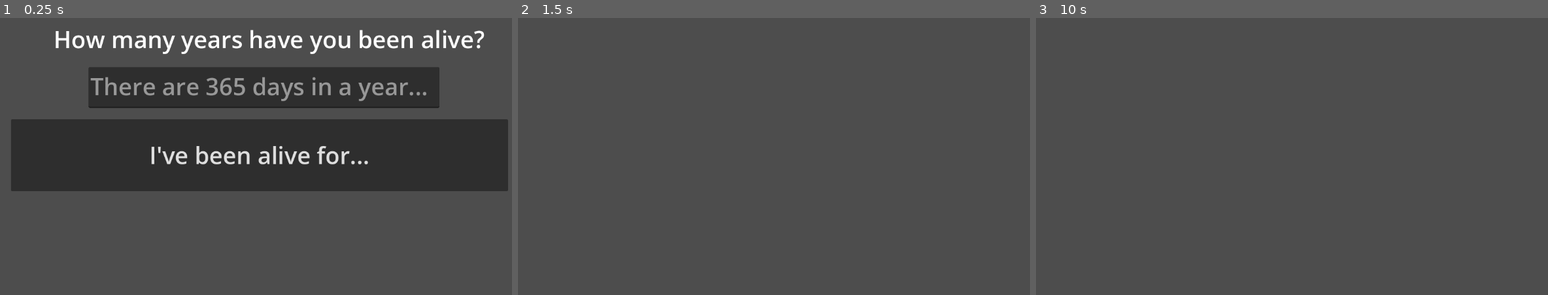
Above: before the commit, frames 1-3 (left to right).
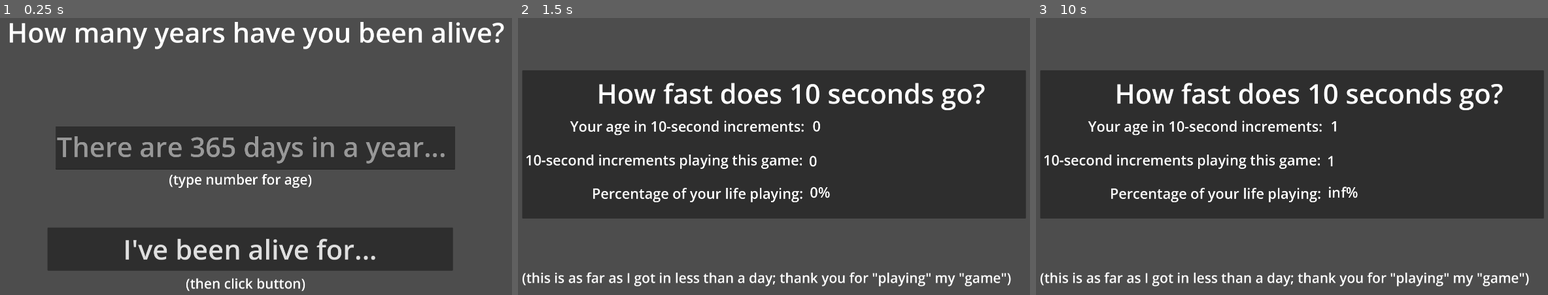
Above: after the commit, the same moments.

Repository: Nezteb/ld51-what-are-you-doing-with-your-life
Game: Godot game, scene res://prompt/prompt.tscn
Two runs of this game, one before a commit and one after it. Both use one fixed random seed, a clock stepped at 60 frames per second and the inputs below.
Inputs:
- Up to frame 1 (0.25 s): no input
- Up to frame 2 (1.5 s): click "I've been alive for..." at 0.5 s; tap Enter at 1.25 s
- Up to frame 3 (10 s): tap Space at 2, 3.5, 5 s; tap Enter at 2.75, 4.25 s

The runs differ from the first frame. In frame 1, 41% of the frame differs, in the area x 1-100%, y 1-99%; in frame 2, 53%, in the area x 0-100%, y 18-97%; in frame 3, 53%.

Commit message:
'Finalize' game, can't export don't know why

Diff:
--- a/game/game.gd
+++ b/game/game.gd
@@ -1,11 +1,57 @@
 extends Control
 
+var start_time: int = 0
+
+var seconds: int = 1
+var minutes: int = 60 * seconds
+var hours: int = 60 * minutes
+var days: int = 24 * hours
+var years: int = 365 * days
+
+var age_in_10_seconds = (Root.age * years / 10)
+
+var time_playing = 0
+
+# Pulled from https://godotengine.org/qa/18559/how-to-add-commas-to-an-integer-or-float-in-gdscript
+func comma_sep(number):
+	var string = str(number)
+	var mod = string.length() % 3
+	var res = ""
+
+	for i in range(0, string.length()):
+		if i != 0 && i % 3 == mod:
+			res += ","
+		res += string[i]
+
+	return res
+
+func set_age(age):
+	var textNode = get_node("Reality/AgeLabel")
+	textNode.set_text(comma_sep(age))
 
 # Called when the node enters the scene tree for the first time.
 func _ready():
-	print("Age is %s" % Root.age)
-
+	start_time = int(Time.get_unix_time_from_system())
+	set_age(age_in_10_seconds)
 
 # Called every frame. 'delta' is the elapsed time since the previous frame.
 func _process(delta):
+	var current_time = int(Time.get_unix_time_from_system())
+	var new_time_playing = current_time - start_time
+	if(time_playing == new_time_playing):
+		return
+
+	print("tick: ", time_playing)
+	time_playing = new_time_playing
+	if(time_playing % 10 == 0):
+		var ten_second_increments = time_playing / 10
+		var new_age = age_in_10_seconds + ten_second_increments
+		set_age(new_age)
+
+		var gameTimeNode = get_node("Reality/GameTime")
+		gameTimeNode.set_text(comma_sep(ten_second_increments))
+
+		var percentageTime = float(ten_second_increments) / float(age_in_10_seconds) * float(100.0)
+		var percentageTimeNode = get_node("Reality/PercentageTime")
+		percentageTimeNode.set_text("%s%%" % str(percentageTime))
 	pass
--- a/game/game.tscn
+++ b/game/game.tscn
@@ -1,6 +1,14 @@
-[gd_scene load_steps=4 format=3 uid="uid://bxfnr60fohtpn"]
+[gd_scene load_steps=9 format=3 uid="uid://bxfnr60fohtpn"]
 
 [ext_resource type="Script" path="res://game/game.gd" id="1_tdnyd"]
+
+[sub_resource type="SystemFont" id="SystemFont_o2fql"]
+
+[sub_resource type="SystemFont" id="SystemFont_36vq6"]
+
+[sub_resource type="LabelSettings" id="LabelSettings_j0b4c"]
+font = SubResource("SystemFont_36vq6")
+font_size = 100
 
 [sub_resource type="SystemFont" id="SystemFont_j63va"]
 subpixel_positioning = 0
@@ -8,6 +16,12 @@
 [sub_resource type="LabelSettings" id="LabelSettings_ddsbg"]
 font = SubResource("SystemFont_j63va")
 font_size = 52
+
+[sub_resource type="SystemFont" id="SystemFont_06ef0"]
+
+[sub_resource type="LabelSettings" id="LabelSettings_hyexm"]
+font = SubResource("SystemFont_06ef0")
+font_size = 50
 
 [node name="root" type="Control"]
 layout_mode = 3
@@ -18,16 +32,187 @@
 grow_vertical = 2
 
 [node name="game" type="Control" parent="."]
-layout_mode = 3
+layout_mode = 1
 anchors_preset = 0
-offset_right = 1157.0
-offset_bottom = 653.0
+offset_right = 1423.0
+offset_bottom = 915.0
 script = ExtResource("1_tdnyd")
 
+[node name="Button" type="Button" parent="game"]
+visible = false
+layout_mode = 0
+offset_left = 587.0
+offset_top = 30.0
+offset_right = 1441.0
+offset_bottom = 176.0
+theme_override_fonts/font = SubResource("SystemFont_o2fql")
+theme_override_font_sizes/font_size = 50
+text = "Try to use your internal clock to
+click this button every ten seconds"
+
+[node name="Label6" type="Label" parent="game"]
+visible = false
+layout_mode = 1
+offset_left = 682.0
+offset_top = 156.0
+offset_right = 1327.0
+offset_bottom = 296.0
+text = "Expectations:"
+label_settings = SubResource("LabelSettings_j0b4c")
+horizontal_alignment = 1
+
+[node name="Expectations" type="Panel" parent="game"]
+visible = false
+layout_mode = 1
+offset_left = 44.0
+offset_top = 517.0
+offset_right = 1895.0
+offset_bottom = 1063.0
+
+[node name="Label4" type="Label" parent="game/Expectations"]
+layout_mode = 1
+offset_left = 768.0
+offset_top = 12.0
+offset_right = 1124.0
+offset_bottom = 152.0
+text = "Reality:"
+label_settings = SubResource("LabelSettings_j0b4c")
+horizontal_alignment = 1
+
+[node name="Label" type="Label" parent="game/Expectations"]
+layout_mode = 1
+offset_left = 175.0
+offset_top = 170.0
+offset_right = 1053.0
+offset_bottom = 261.0
+text = "Your age in 10-second increments: "
+label_settings = SubResource("LabelSettings_ddsbg")
+horizontal_alignment = 1
+
+[node name="AgeLabel" type="Label" parent="game/Expectations"]
+layout_mode = 1
+offset_left = 1067.0
+offset_top = 169.0
+offset_right = 1431.0
+offset_bottom = 260.0
+label_settings = SubResource("LabelSettings_ddsbg")
+
+[node name="Label2" type="Label" parent="game/Expectations"]
+layout_mode = 1
+offset_left = 10.0
+offset_top = 294.0
+offset_right = 1033.0
+offset_bottom = 381.0
+text = "10-second increments playing this game:"
+label_settings = SubResource("LabelSettings_ddsbg")
+horizontal_alignment = 1
+
+[node name="GameTime" type="Label" parent="game/Expectations"]
+layout_mode = 1
+offset_left = 1054.0
+offset_top = 298.0
+offset_right = 1418.0
+offset_bottom = 389.0
+text = "0"
+label_settings = SubResource("LabelSettings_ddsbg")
+
+[node name="Label3" type="Label" parent="game/Expectations"]
+layout_mode = 1
+offset_left = 255.0
+offset_top = 417.0
+offset_right = 1034.0
+offset_bottom = 504.0
+text = "Percentage of your life playing:"
+label_settings = SubResource("LabelSettings_ddsbg")
+horizontal_alignment = 1
+
+[node name="PercentageTime" type="Label" parent="game/Expectations"]
+layout_mode = 1
+offset_left = 1057.0
+offset_top = 413.0
+offset_right = 1815.0
+offset_bottom = 504.0
+text = "0%"
+label_settings = SubResource("LabelSettings_ddsbg")
+
+[node name="Reality" type="Panel" parent="game"]
+layout_mode = 0
+offset_left = 42.0
+offset_top = 243.0
+offset_right = 1893.0
+offset_bottom = 789.0
+
+[node name="Label4" type="Label" parent="game/Reality"]
+layout_mode = 0
+offset_left = 274.0
+offset_top = 16.0
+offset_right = 1702.0
+offset_bottom = 156.0
+text = "How fast does 10 seconds go?"
+label_settings = SubResource("LabelSettings_j0b4c")
+horizontal_alignment = 1
+
+[node name="Label" type="Label" parent="game/Reality"]
+layout_mode = 1
+offset_left = 175.0
+offset_top = 170.0
+offset_right = 1053.0
+offset_bottom = 261.0
+text = "Your age in 10-second increments: "
+label_settings = SubResource("LabelSettings_ddsbg")
+horizontal_alignment = 1
+
+[node name="AgeLabel" type="Label" parent="game/Reality"]
+layout_mode = 1
+offset_left = 1067.0
+offset_top = 169.0
+offset_right = 1431.0
+offset_bottom = 260.0
+label_settings = SubResource("LabelSettings_ddsbg")
+
+[node name="Label2" type="Label" parent="game/Reality"]
+layout_mode = 1
+offset_left = 10.0
+offset_top = 294.0
+offset_right = 1033.0
+offset_bottom = 381.0
+text = "10-second increments playing this game:"
+label_settings = SubResource("LabelSettings_ddsbg")
+horizontal_alignment = 1
+
+[node name="GameTime" type="Label" parent="game/Reality"]
+layout_mode = 1
+offset_left = 1054.0
+offset_top = 298.0
+offset_right = 1418.0
+offset_bottom = 389.0
+text = "0"
+label_settings = SubResource("LabelSettings_ddsbg")
+
+[node name="Label3" type="Label" parent="game/Reality"]
+layout_mode = 1
+offset_left = 255.0
+offset_top = 417.0
+offset_right = 1034.0
+offset_bottom = 504.0
+text = "Percentage of your life playing:"
+label_settings = SubResource("LabelSettings_ddsbg")
+horizontal_alignment = 1
+
+[node name="PercentageTime" type="Label" parent="game/Reality"]
+layout_mode = 1
+offset_left = 1057.0
+offset_top = 413.0
+offset_right = 1815.0
+offset_bottom = 504.0
+text = "0%"
+label_settings = SubResource("LabelSettings_ddsbg")
+
 [node name="Label" type="Label" parent="game"]
-offset_left = 132.0
-offset_top = 41.0
-offset_right = 1086.0
-offset_bottom = 132.0
-label_settings = SubResource("LabelSettings_ddsbg")
-horizontal_alignment = 1
+layout_mode = 0
+offset_left = 41.0
+offset_top = 972.0
+offset_right = 1846.0
+offset_bottom = 1044.0
+text = "(this is as far as I got in less than a day; thank you for \"playing\" my \"game\")"
+label_settings = SubResource("LabelSettings_hyexm")
--- a/project.godot
+++ b/project.godot
@@ -18,6 +18,11 @@
 
 Root="*res://root.gd"
 
+[display]
+
+window/size/viewport_width=1920
+window/size/viewport_height=1080
+
 [rendering]
 
 renderer/rendering_method="mobile"
--- a/prompt/prompt.gd
+++ b/prompt/prompt.gd
@@ -1,6 +1,6 @@
 extends Control
 
-var age = 0
+var age: int = 0
 signal too_old
 
 func validate_age():
@@ -18,7 +18,7 @@
 
 func read_age():
 	var textNode = get_node("TextEdit")
-	var text = get_node("TextEdit").get_text()
+	var text = textNode.get_text()
 
 	if(text != ""):
 		age = text.to_int()
--- a/prompt/prompt.tscn
+++ b/prompt/prompt.tscn
@@ -1,19 +1,31 @@
-[gd_scene load_steps=6 format=3 uid="uid://c4v8lea6cll2e"]
+[gd_scene load_steps=10 format=3 uid="uid://c4v8lea6cll2e"]
 
 [ext_resource type="Script" path="res://prompt/prompt.gd" id="1_hy1fg"]
 
-[sub_resource type="SystemFont" id="SystemFont_vr3po"]
+[sub_resource type="SystemFont" id="SystemFont_mva28"]
 subpixel_positioning = 0
 
 [sub_resource type="LabelSettings" id="LabelSettings_ylk28"]
-font = SubResource("SystemFont_vr3po")
-font_size = 52
+font = SubResource("SystemFont_mva28")
+font_size = 100
 
 [sub_resource type="SystemFont" id="SystemFont_emwn3"]
 subpixel_positioning = 0
 
 [sub_resource type="SystemFont" id="SystemFont_7x71d"]
 subpixel_positioning = 0
+
+[sub_resource type="InputEventKey" id="InputEventKey_2tmme"]
+keycode = 4194309
+
+[sub_resource type="Shortcut" id="Shortcut_0xtrq"]
+events = [SubResource("InputEventKey_2tmme")]
+
+[sub_resource type="SystemFont" id="SystemFont_3lgex"]
+
+[sub_resource type="LabelSettings" id="LabelSettings_vfly8"]
+font = SubResource("SystemFont_3lgex")
+font_size = 50
 
 [node name="root" type="Control"]
 layout_mode = 3
@@ -24,44 +36,58 @@
 grow_vertical = 2
 
 [node name="prompt" type="Control" parent="."]
-layout_mode = 1
+layout_mode = 3
 anchors_preset = 0
 offset_right = 1152.0
 offset_bottom = 646.0
 script = ExtResource("1_hy1fg")
 
 [node name="Label" type="Label" parent="prompt"]
-layout_mode = 0
-offset_left = 132.0
-offset_top = 41.0
-offset_right = 1086.0
-offset_bottom = 132.0
+offset_left = 52.0
+offset_top = 34.0
+offset_right = 1882.0
+offset_bottom = 174.0
 text = "How many years have you been alive?"
 label_settings = SubResource("LabelSettings_ylk28")
 horizontal_alignment = 1
 
 [node name="TextEdit" type="TextEdit" parent="prompt"]
-layout_mode = 0
-offset_left = 211.0
-offset_top = 139.0
-offset_right = 985.0
-offset_bottom = 229.0
+offset_left = 231.0
+offset_top = 449.0
+offset_right = 1699.0
+offset_bottom = 609.0
 theme_override_fonts/font = SubResource("SystemFont_emwn3")
-theme_override_font_sizes/font_size = 52
+theme_override_font_sizes/font_size = 100
 placeholder_text = "There are 365 days in a year..."
 context_menu_enabled = false
 drag_and_drop_selection_enabled = false
 wrap_mode = 1
 
 [node name="Button" type="Button" parent="prompt"]
-layout_mode = 0
-offset_left = 40.0
-offset_top = 254.0
-offset_right = 1136.0
-offset_bottom = 413.0
+offset_left = 201.0
+offset_top = 822.0
+offset_right = 1691.0
+offset_bottom = 981.0
 theme_override_fonts/font = SubResource("SystemFont_7x71d")
-theme_override_font_sizes/font_size = 52
+theme_override_font_sizes/font_size = 100
+shortcut = SubResource("Shortcut_0xtrq")
 text = "I've been alive for..."
+
+[node name="Label2" type="Label" parent="prompt"]
+offset_left = 647.0
+offset_top = 610.0
+offset_right = 1182.0
+offset_bottom = 687.0
+text = "(type number for age)"
+label_settings = SubResource("LabelSettings_vfly8")
+
+[node name="Label3" type="Label" parent="prompt"]
+offset_left = 709.0
+offset_top = 993.0
+offset_right = 1153.0
+offset_bottom = 1070.0
+text = "(then click button)"
+label_settings = SubResource("LabelSettings_vfly8")
 
 [connection signal="too_old" from="prompt" to="prompt" method="_on_prompt_too_old"]
 [connection signal="text_changed" from="prompt/TextEdit" to="prompt" method="_on_text_edit_text_changed"]
--- a/root.gd
+++ b/root.gd
@@ -1,3 +1,3 @@
 extends Node
 
-var age = 0
+var age: int = 0
Not shown, added: export_presets.cfg
Not shown, changed: .gitignore
